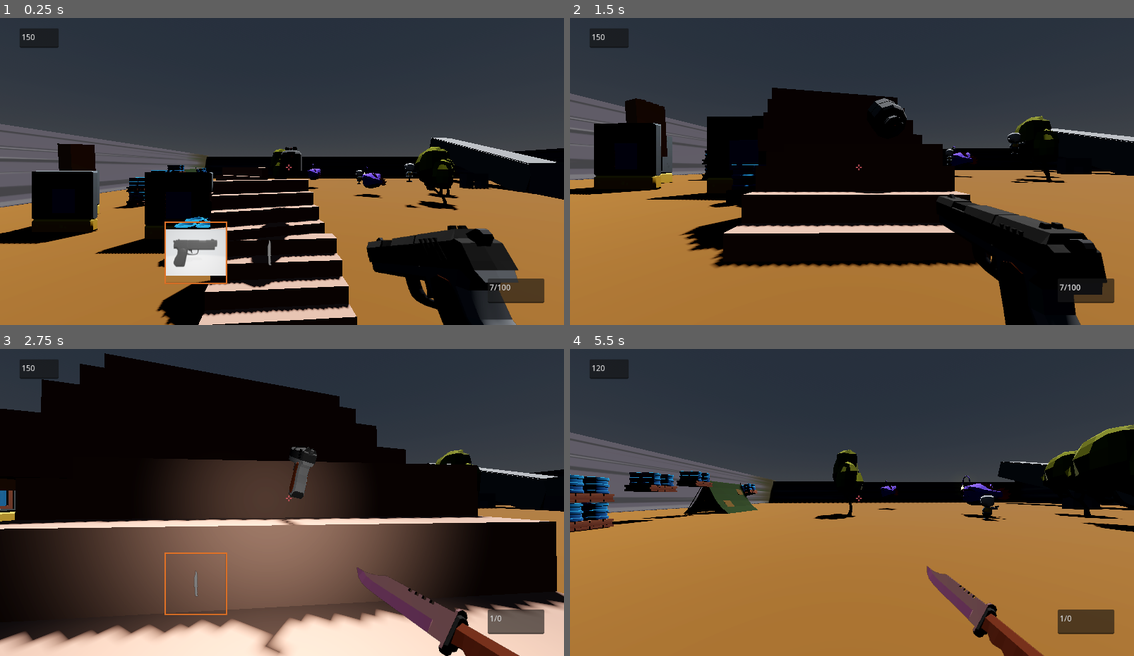
Above: before the commit, frames 1-4 (two rows, left to right).
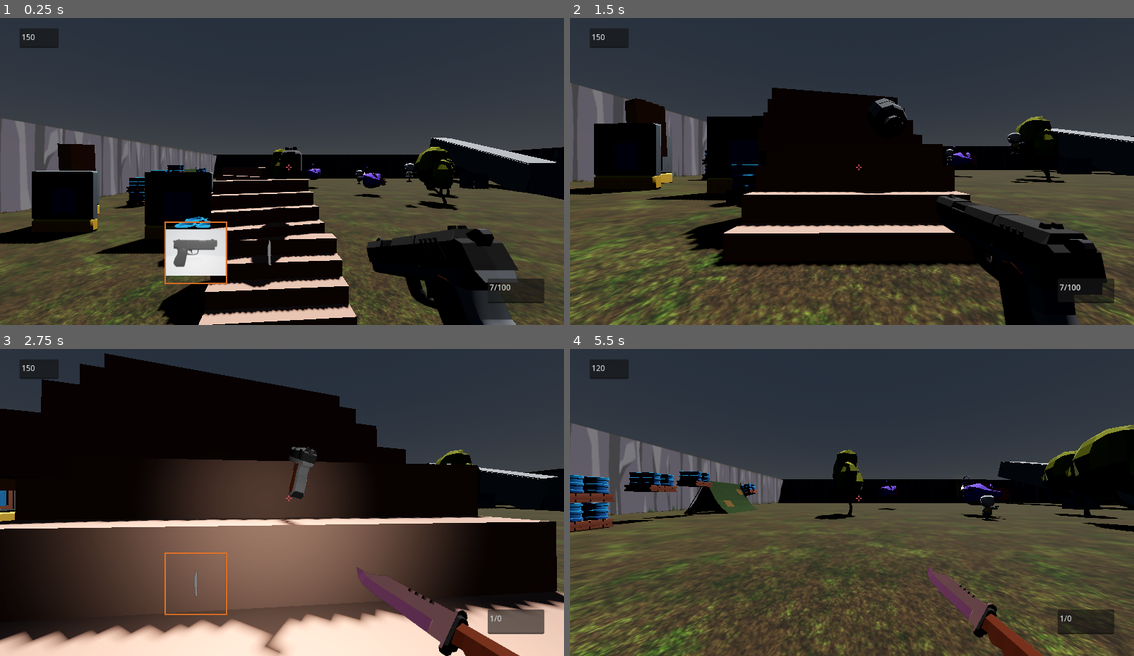
Above: after the commit, the same moments.

Repository: pixelcrust/godotfps
Game: Godot game, scene res://world.tscn
Two runs of this game, one before a commit and one after it. Both use one fixed random seed, a clock stepped at 60 frames per second and the inputs below.
Inputs (mouse positions are in pixels of both pictures, inside the frame that each line leads up to):
- Up to frame 1 (0.25 s): no input
- Up to frame 2 (1.5 s): move the mouse to (880, 165) at 0.52 s; hold F (Interact) 0.53-1.28 s; hold W (key_forward) from 0.53 s (still down); tap Space (key_jump) at 0.77 s; move the mouse to (823, 168) at 1.27 s; tap Ctrl (key_crouch) at 1.35 s
- Up to frame 3 (2.75 s): keep holding W (key_forward); tap Space (key_jump) at 1.52 s; move the mouse to (293, 493) at 2.02 s; tap G (key_drop_weapon) at 2.1 s
- Up to frame 4 (5.5 s): keep holding W (key_forward); move the mouse to (846, 502) at 2.77 s; tap Tab (key_next_weapon) at 2.85 s; tap Space (key_jump) at 3.02, 3.77, 4.52 s; move the mouse to (891, 502) at 3.52 s; hold Shift (key_run) 3.53-4.28 s; move the mouse to (806, 493) at 4.27 s; click (806, 493) at 4.35 s; move the mouse to (857, 499) at 5.02 s; hold F (Interact) from 5.03 s (still down)

The runs differ from the first frame. In frame 1, 24% of the frame differs, in the area x 0-100%, y 32-100%; in frame 2, 30%; in frame 3, 0.8%; in frame 4, 49%, in the area x 0-100%, y 24-100%.

Commit message:
added floor texture and wall

Diff:
--- a/world.tscn
+++ b/world.tscn
@@ -1,7 +1,8 @@
 [gd_scene load_steps=26 format=3 uid="uid://c74mm55pbgil4"]
 
-[ext_resource type="Texture2D" uid="uid://d2ei6g2hv4iel" path="res://background top.png" id="1_pb7b5"]
+[ext_resource type="Texture2D" uid="uid://d2ei6g2hv4iel" path="res://textures/background top.png" id="1_pb7b5"]
 [ext_resource type="PackedScene" uid="uid://c7akcggds32mw" path="res://Scenes/tree.tscn" id="3_1elic"]
+[ext_resource type="Texture2D" uid="uid://yo7i30kqta6q" path="res://textures/Grass_12-512x512.png" id="3_46517"]
 [ext_resource type="PackedScene" uid="uid://dces3e55616v5" path="res://Scenes/player.tscn" id="3_leven"]
 [ext_resource type="PackedScene" uid="uid://b6jfr2f43csfk" path="res://Scenes/tent.tscn" id="4_i8w3f"]
 [ext_resource type="PackedScene" uid="uid://csmo3ugeusx1s" path="res://Scenes/fish.tscn" id="6_ekceb"]
@@ -41,14 +42,13 @@
 vertices = PackedVector3Array(-48.6403, 10.029, 50.3417, -48.3903, 10.029, 56.8417, -48.3903, 10.029, 50.0917, -48.3903 …(17074 unchanged characters)…
 polygons = [PackedInt32Array(2, 1, 0), PackedInt32Array(5, 4, 3), PackedInt32Array(9, 8, 6), PackedInt32Array(6, 8, 7), …(9537 unchanged characters)…
 
+[sub_resource type="StandardMaterial3D" id="StandardMaterial3D_1yvm4"]
+albedo_texture = ExtResource("3_46517")
+uv1_scale = Vector3(10, 10, 10)
+
 [sub_resource type="StandardMaterial3D" id="StandardMaterial3D_ld07o"]
 albedo_texture = ExtResource("1_pb7b5")
-
-[sub_resource type="StandardMaterial3D" id="StandardMaterial3D_ria2s"]
-albedo_texture = ExtResource("1_pb7b5")
-
-[sub_resource type="StandardMaterial3D" id="StandardMaterial3D_e8jnd"]
-albedo_color = Color(0.52549, 0.345098, 0.133333, 1)
+uv1_scale = Vector3(10, 1, 1)
 
 [node name="World" type="Node3D"]
 transform = Transform3D(1, 0, 0, 0, 1, 0, 0, 0, 1, 0.139556, 0.0229417, -0.36441)
@@ -66,23 +66,11 @@
 [node name="NavigationRegion3D" type="NavigationRegion3D" parent="."]
 navigation_mesh = SubResource("NavigationMesh_s38hs")
 
-[node name="CSGBox3D2" type="CSGBox3D" parent="NavigationRegion3D"]
-transform = Transform3D(1, 0, 0, 0, 1, 0, 0, 0, 1, -48.6335, 5.06398, 3.39673)
-use_collision = true
-size = Vector3(1, 9.28725, 108.11)
-material = SubResource("StandardMaterial3D_ld07o")
-
-[node name="CSGBox3D3" type="CSGBox3D" parent="NavigationRegion3D"]
-transform = Transform3D(-4.37114e-08, 0, 1, 0, 1, 0, -1, 0, -4.37114e-08, 1.45068, 4.42258, 49.3866)
-use_collision = true
-size = Vector3(1, 9.28725, 108.182)
-material = SubResource("StandardMaterial3D_ria2s")
-
 [node name="Floor" type="CSGBox3D" parent="NavigationRegion3D"]
 transform = Transform3D(1, 0, 0, 0, 1, 0, 0, 0, 1, 0, 0.346079, 0)
 use_collision = true
 size = Vector3(100, 1, 100)
-material = SubResource("StandardMaterial3D_e8jnd")
+material = SubResource("StandardMaterial3D_1yvm4")
 
 [node name="Node3D" parent="NavigationRegion3D" instance=ExtResource("3_1elic")]
 transform = Transform3D(1, 0, 0, 0, 1, 0, 0, 0, 1, 6.64629, 0.88423, 0)
@@ -93,16 +81,22 @@
 [node name="Node3D3" parent="NavigationRegion3D" instance=ExtResource("3_1elic")]
 transform = Transform3D(1, 0, 0, 0, 1, 0, 0, 0, 1, 0, 0.445934, 7.4786)
 
-[node name="CSGBox3D4" type="CSGBox3D" parent="NavigationRegion3D"]
-transform = Transform3D(-4.37114e-08, 0, 1, 0, 1, 0, -1, 0, -4.37114e-08, 1.45068, 4.42258, -48.7437)
+[node name="CSGBox3D7" type="CSGBox3D" parent="NavigationRegion3D"]
+transform = Transform3D(1, 0, 0, 0, 1.19249e-08, 1, 0, -1, 1.19249e-08, -44.5819, 4.72137, 1.01524)
 use_collision = true
-size = Vector3(1, 9.28725, 108.182)
-material = SubResource("StandardMaterial3D_ria2s")
+size = Vector3(1, 103.869, 9.86759)
+material = SubResource("StandardMaterial3D_ld07o")
+
+[node name="CSGBox3D6" type="CSGBox3D" parent="NavigationRegion3D"]
+transform = Transform3D(-4.37114e-08, -1, 1.19249e-08, 0, 1.19249e-08, 1, -1, 4.37114e-08, -5.21253e-16, 3.27135, 4.42477, 48.9182)
+use_collision = true
+size = Vector3(1, 103.869, 9.86759)
+material = SubResource("StandardMaterial3D_ld07o")
 
 [node name="CSGBox3D5" type="CSGBox3D" parent="NavigationRegion3D"]
-transform = Transform3D(1, 0, 0, 0, 1, 0, 0, 0, 1, 50.2555, 5.06398, 3.39673)
+transform = Transform3D(1, 0, 0, 0, -4.37114e-08, -1, 0, 1, -4.37114e-08, 50.2555, 5.0366, -1.75322)
 use_collision = true
-size = Vector3(1, 9.28725, 108.11)
+size = Vector3(1, 103.869, 9.86759)
 material = SubResource("StandardMaterial3D_ld07o")
 
 [node name="Node3D4" parent="NavigationRegion3D" instance=ExtResource("4_i8w3f")]
@@ -194,3 +188,9 @@
 
 [node name="tunnel2" parent="." instance=ExtResource("18_0nf06")]
 transform = Transform3D(0.630669, 0, 1.89796, 0.474538, 1.93648, -0.157683, -1.83768, 0.50005, 0.610638, 34.5559, 7.55735, -21.0343)
+
+[node name="CSGBox3D6" type="CSGBox3D" parent="."]
+transform = Transform3D(-4.37114e-08, 1, -4.37114e-08, 0, -4.37114e-08, -1, -1, -4.37114e-08, 1.91069e-15, 2.73411, 4.99303, -48.323)
+use_collision = true
+size = Vector3(1, 103.869, 9.86759)
+material = SubResource("StandardMaterial3D_ld07o")
Binary file added: textures/Grass_12-512x512.png
Not shown, added: textures/Grass_12-512x512.png.import
Renamed: background top.png -> textures/background top.png
Not shown, changed: textures/background top.png.import
